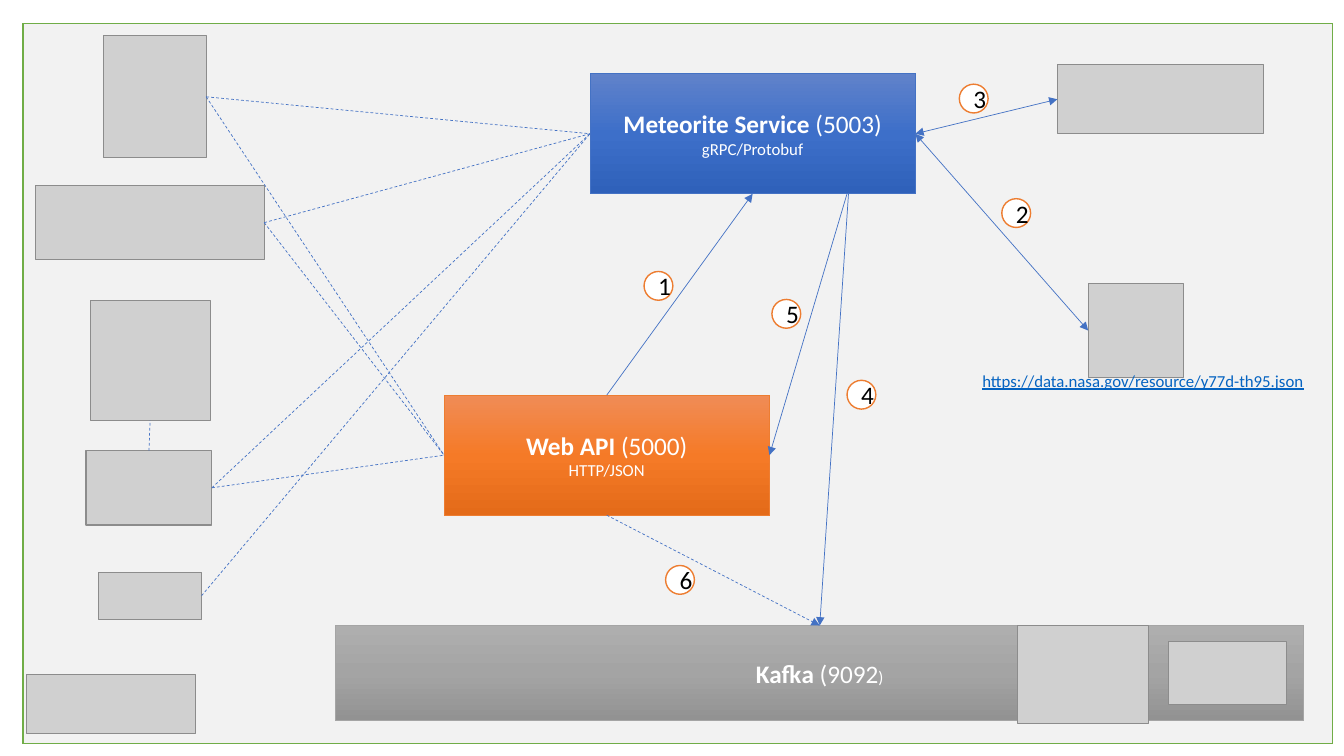
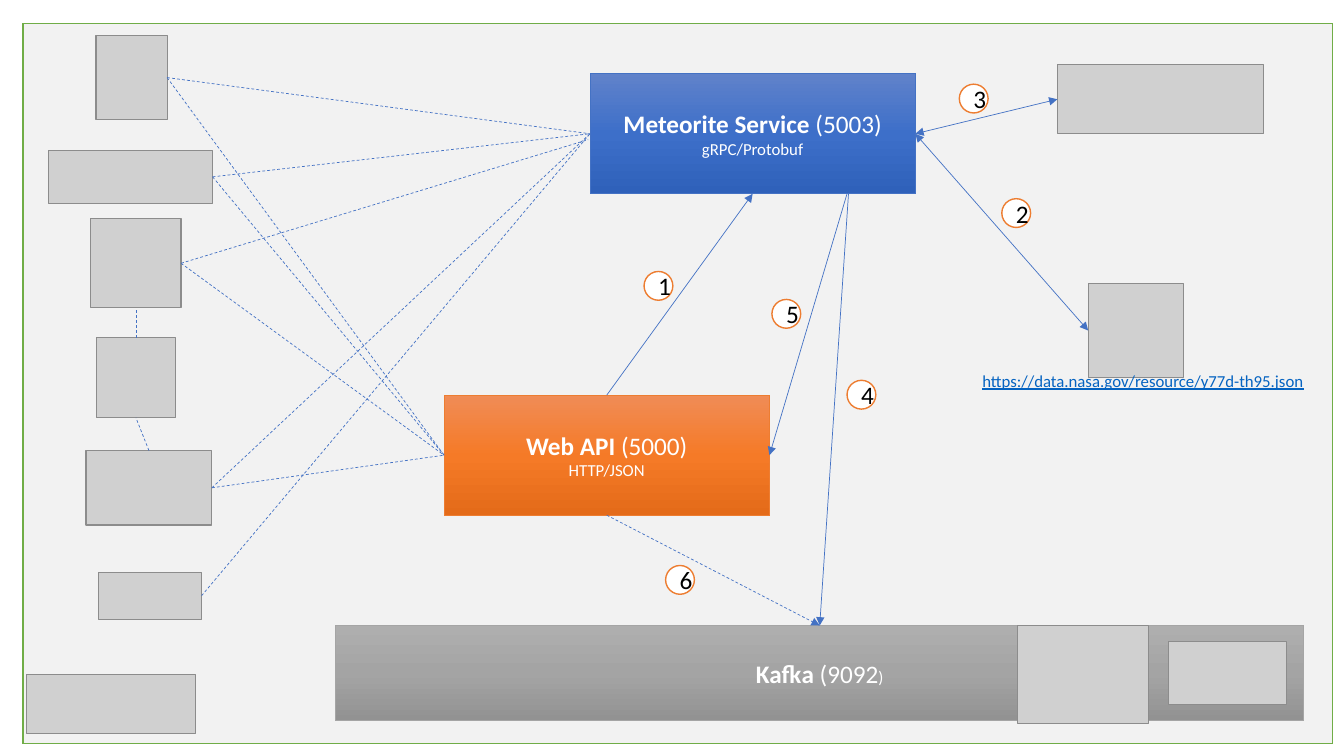
Before and after one commit to thangchung/practical-opentelemetry, a slide deck: slide 1 of assets/draw.pptx. Drawn at 1344x756 pixels with LibreOffice and Linux fonts; fonts in the diff are those of the drawing; grey boxes stand for pictures. Boxes give left, top, right and bottom in pixels: in the first picture for what was removed or moved away, otherwise in the second. Text is boxed around its words. In the diff, an @@ line names an element or a change of style, - is before the commit and + after.

```diff
--- a/assets/draw.pptx
+++ b/assets/draw.pptx
@@ picture: place and size @@
-picture at bbox=[103, 35, 206, 157]
+picture at bbox=[96, 35, 167, 120]
@@ line moved from (207, 97) - (445, 456) to (167, 78) - (445, 456) @@
@@ line moved from (207, 97) - (590, 134) to (167, 78) - (590, 134) @@
@@ line added from (181, 263) to (589, 140), #4472C4 0.5 pt dashed @@
@@ line moved from (264, 223) - (590, 134) to (213, 176) - (590, 134) @@
@@ picture: place and size @@
-picture at bbox=[36, 186, 264, 260]
+picture at bbox=[48, 150, 213, 204]
@@ line moved from (264, 223) - (445, 456) to (213, 176) - (445, 456) @@
@@ picture added at bbox=[91, 219, 181, 309] @@
@@ line added from (181, 263) to (445, 456), #4472C4 0.5 pt dashed @@
@@ line added from (136, 338) to (136, 309), #4472C4 0.5 pt dashed @@
@@ picture: place and size @@
-picture at bbox=[90, 300, 210, 420]
+picture at bbox=[96, 338, 175, 417]
@@ line moved from (149, 451) - (150, 420) to (149, 451) - (136, 418) @@
```
Also in this commit, not shown: 21 other files.
